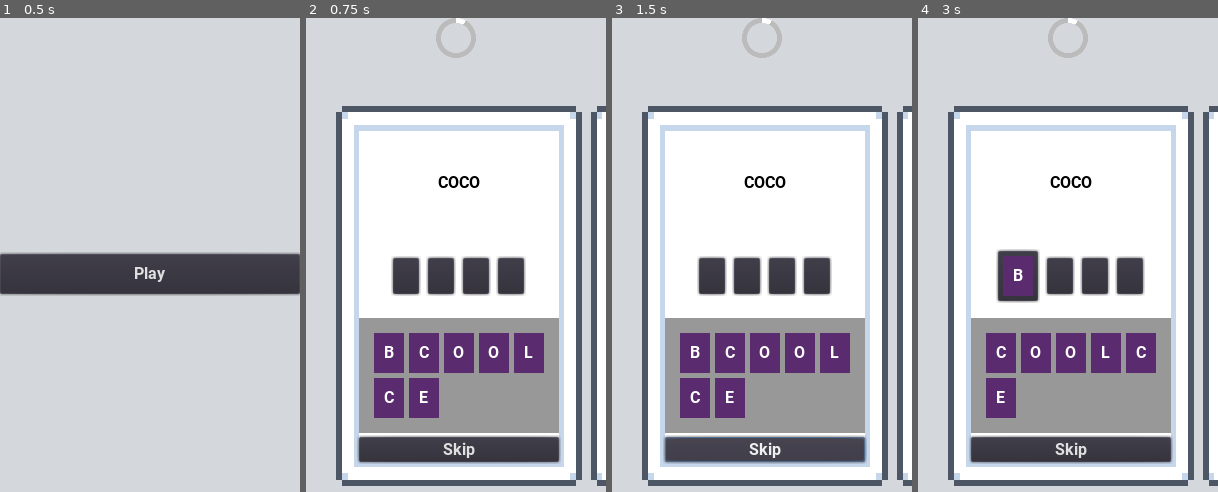
Above: before the commit, frames 1-4 (left to right).
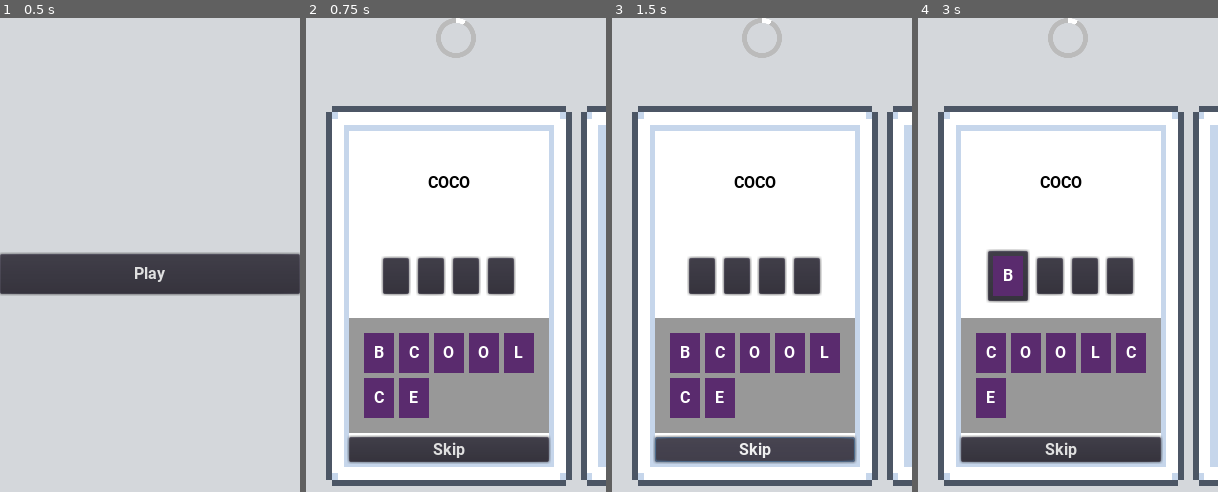
Above: after the commit, the same moments.

Repository: LoneDespair/comsci-card_game
Game: Godot game, scene res://src/main/main.tscn
The game is run twice, just before and just after one commit, with the same random seed, the same clock (stepped at 60 frames per second) and the same inputs.
Inputs:
- Up to frame 1 (0.5 s): no input
- Up to frame 2 (0.75 s): click "Play" at 0.5 s
- Up to frame 3 (1.5 s): click "Skip" at 1.25 s
- Up to frame 4 (3 s): click "Skip" at 2 s; click "B" at 2.75 s

Frame 1 is identical in both runs. In frame 2, 26% of the frame differs, in the area x 6-100%, y 18-99%; in frame 3, 26%; in frame 4, 26%.

Commit message:
the deck goes to next card on success

Diff:
--- a/src/play/initiator.gd
+++ b/src/play/initiator.gd
@@ -37,10 +37,10 @@
 
 	if current_idx < card_count:
 		current_idx += 1
-		var card_scn := deck.get_child(current_idx)
+		var card_scn := deck.get_child(current_idx) as Control
 		card_scn.get_node("initiator").set_front(true)
 
-		deck.rect_position
+		deck.rect_position.x -= (card_scn.rect_size.x + 10)
 #		scroll.scroll_horizontal = (card_scn.rect_size.x + 10) * current_idx
 
 		prints("NExt")
--- a/src/play/play.tscn
+++ b/src/play/play.tscn
@@ -40,9 +40,9 @@
 anchor_top = 0.5
 anchor_right = 0.5
 anchor_bottom = 0.5
-margin_left = -120.0
+margin_left = 120.0
 margin_top = -234.0
-margin_right = -120.0
+margin_right = 120.0
 margin_bottom = 234.0
 size_flags_vertical = 3
 custom_constants/separation = 15
